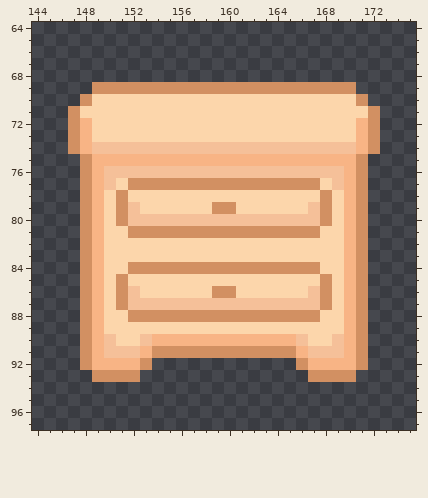
Two states of a pixel-art file, assets/tilesets.aseprite. Above, as it was before the edit.
240x240 pixels, 1 frame. Colours within 5 levels of each other are drawn and written as one. Shown: x 144..175, y 64..97.
The result:
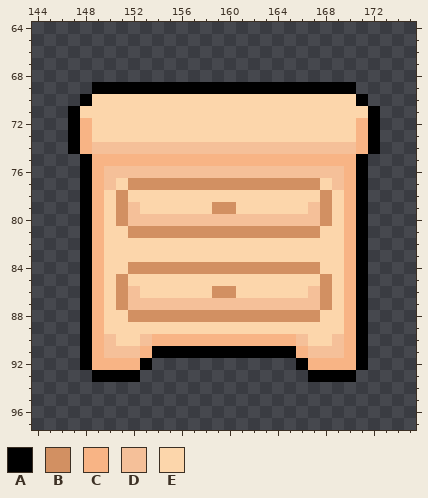
Palette (. is transparent): A #000000  B #d29062  C #f8b485  D #f5c099  E #fcd6ab
Change:
--- layer "Layer 1"
@@ x 144..175 @@
 68 ................................
-69 .....BBBBBBBBBBBBBBBBBBBBBB.....
-70 ....BEEEEEEEEEEEEEEEEEEEEEEB....
-71 ...BEEEEEEEEEEEEEEEEEEEEEEEEB...
-72 ...BCEEEEEEEEEEEEEEEEEEEEEECB...
-73 ...BCEEEEEEEEEEEEEEEEEEEEEECB...
-74 ...BCDDDDDDDDDDDDDDDDDDDDDDCB...
-75 ....BCCCCCCCCCCCCCCCCCCCCCCB....
-76 ....BCDDDDDDDDDDDDDDDDDDDDCB....
-77 ....BCDEBBBBBBBBBBBBBBBBEDCB....
-78 ....BCEBEEEEEEEEEEEEEEEEBECB....
-79 ....BCEBDEEEEEEBBEEEEEEDBECB....
-80 ....BCEBDDDDDDDDDDDDDDDDBECB....
-81 ....BCEEBBBBBBBBBBBBBBBBEECB....
-82 ....BCEEEEEEEEEEEEEEEEEEEECB....
-83 ....BCEEEEEEEEEEEEEEEEEEEECB....
-84 ....BCEEBBBBBBBBBBBBBBBBEECB....
-85 ....BCEBEEEEEEEEEEEEEEEEBECB....
-86 ....BCEBDEEEEEEBBEEEEEEDBECB....
-87 ....BCEBDDDDDDDDDDDDDDDDBECB....
-88 ....BCEEBBBBBBBBBBBBBBBBEECB....
-89 ....BCEEEEEEEEEEEEEEEEEEEECB....
-90 ....BCDEEDCCCCCCCCCCCCDEEDCB....
-91 ....BCDDDCBBBBBBBBBBBBCDDDCB....
-92 ....BCCCCB............BCCCCB....
-93 .....BBBB..............BBBB.....
+69 .....AAAAAAAAAAAAAAAAAAAAAA.....
+70 ....AEEEEEEEEEEEEEEEEEEEEEEA....
+71 ...AEEEEEEEEEEEEEEEEEEEEEEEEA...
+72 ...ACEEEEEEEEEEEEEEEEEEEEEECA...
+73 ...ACEEEEEEEEEEEEEEEEEEEEEECA...
+74 ...ACDDDDDDDDDDDDDDDDDDDDDDCA...
+75 ....ACCCCCCCCCCCCCCCCCCCCCCA....
+76 ....ACDDDDDDDDDDDDDDDDDDDDCA....
+77 ....ACDEBBBBBBBBBBBBBBBBEDCA....
+78 ....ACEBEEEEEEEEEEEEEEEEBECA....
+79 ....ACEBDEEEEEEBBEEEEEEDBECA....
+80 ....ACEBDDDDDDDDDDDDDDDDBECA....
+81 ....ACEEBBBBBBBBBBBBBBBBEECA....
+82 ....ACEEEEEEEEEEEEEEEEEEEECA....
+83 ....ACEEEEEEEEEEEEEEEEEEEECA....
+84 ....ACEEBBBBBBBBBBBBBBBBEECA....
+85 ....ACEBEEEEEEEEEEEEEEEEBECA....
+86 ....ACEBDEEEEEEBBEEEEEEDBECA....
+87 ....ACEBDDDDDDDDDDDDDDDDBECA....
+88 ....ACEEBBBBBBBBBBBBBBBBEECA....
+89 ....ACEEEEEEEEEEEEEEEEEEEECA....
+90 ....ACDEEDCCCCCCCCCCCCDEEDCA....
+91 ....ACDDDCAAAAAAAAAAAACDDDCA....
+92 ....ACCCCA............ACCCCA....
+93 .....AAAA..............AAAA.....
 94 ................................
